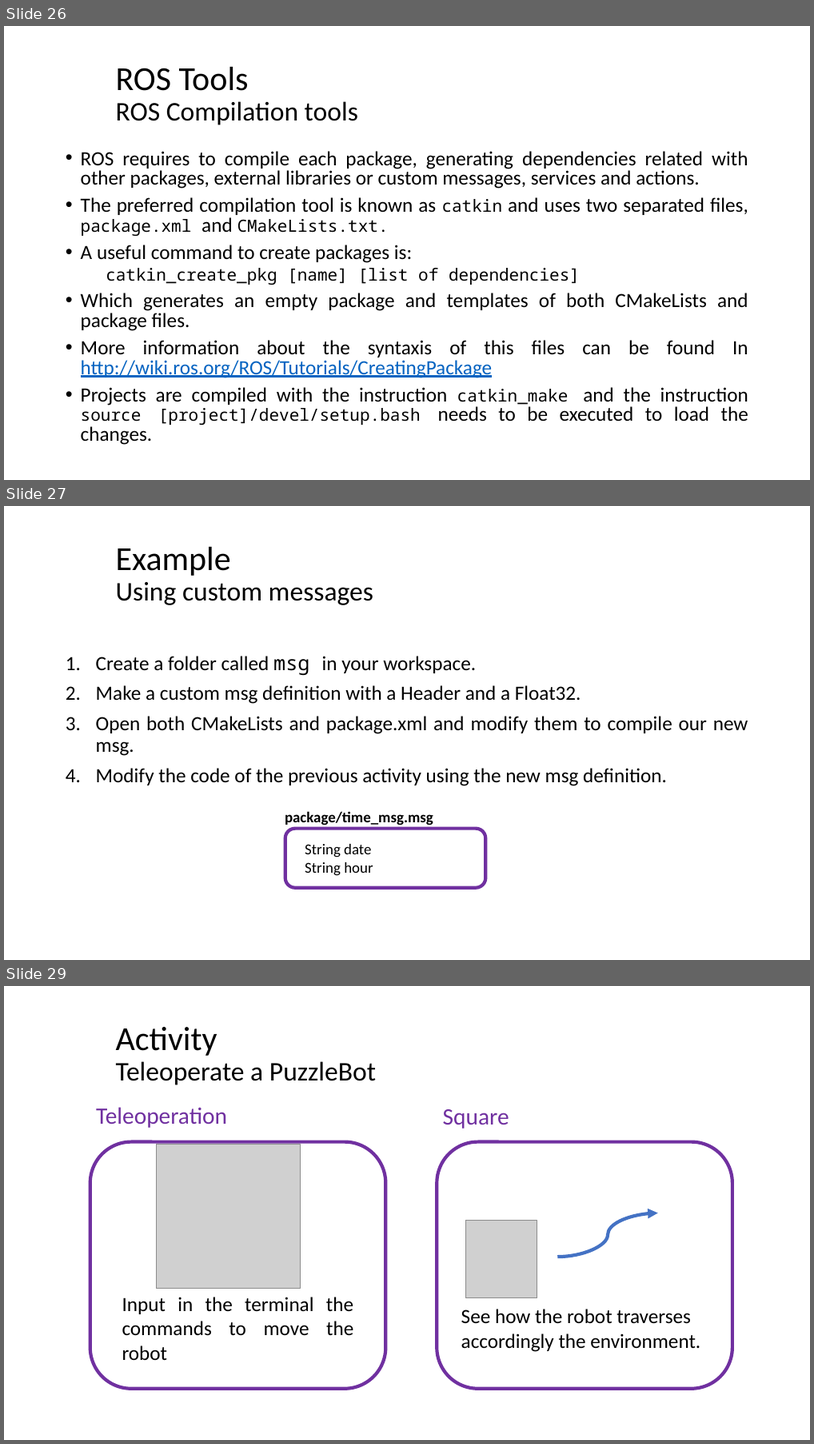
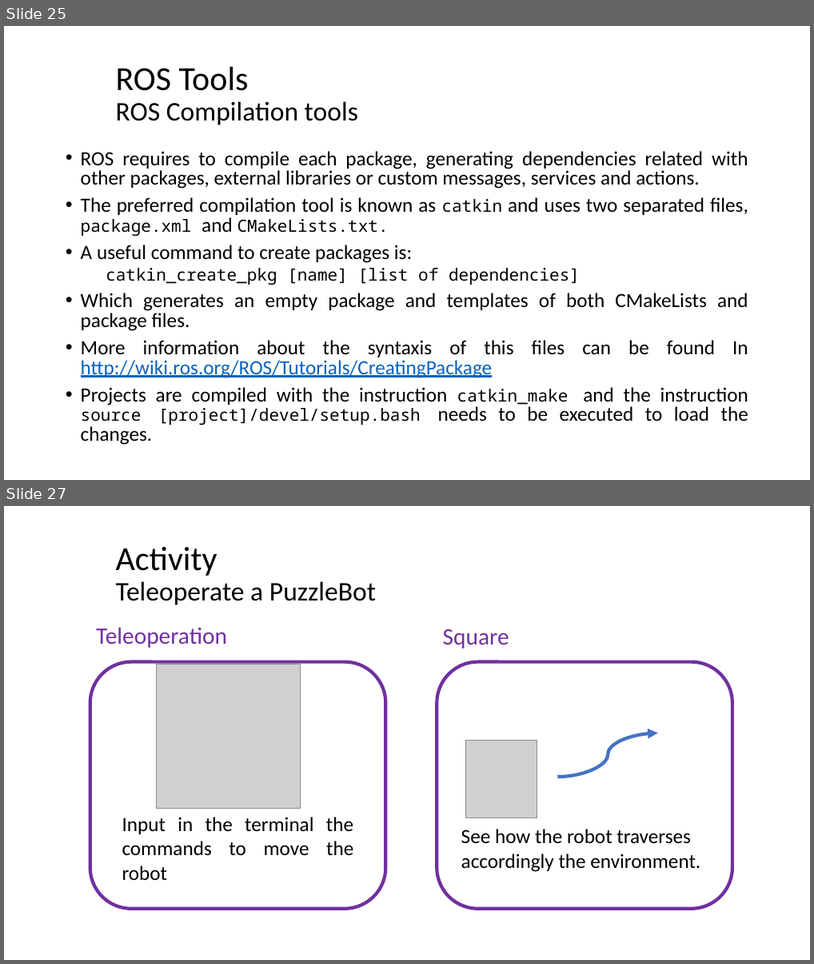
Before and after one commit to josefigarola/ManipulatorsFeb2022-Students, a slide deck: 17_02_2022/Introduction to ROS.pptx. Shown one above the other, each under a label of ours: slides 26, 27 and 29 before the commit, slides 25 and 27 after it; the slides between them are not shown. The pictures are 814x1444 and 814x964 pixels, drawn with LibreOffice and Linux fonts; fonts in the diff are those of the drawing; grey boxes stand for pictures; background and template pictures are left out. Boxes give left, top, right and bottom in pixels: in the first picture for what was removed or moved away, otherwise in the second. Text is boxed around its words. In the diff, an @@ line names an element or a change of style, - is before the commit and + after.

```diff
--- a/17_02_2022/Introduction to ROS.pptx
+++ b/17_02_2022/Introduction to ROS.pptx
@@ slide 27 removed at box(4, 506, 810, 960), background #FFFFFF @@
@@ title removed at box(116, 547, 374, 605) @@
-Example
-Using custom messages
@@ text removed at box(96, 656, 749, 786) @@
-1. Create a folder called msg in your workspace.
-2. Make a custom msg definition with a Header and a Float32.
-3. Open both CMakeLists and package.xml and modify them to compile our new msg.
-4. Modify the code of the previous activity using the new msg definition.
@@ text removed at box(285, 811, 434, 827) @@
-package/time_msg.msg
@@ rounded rectangle removed at box(286, 828, 486, 888) @@
@@ text removed at box(305, 844, 373, 876) @@
-  String date
-  String hour
@@ what was slide 26 is now slide 25 @@
@@ what was slide 29 is now slide 27 @@
```
Also in this commit, not shown: 2 slides changed, 1 other slide removed, 7 other files.
